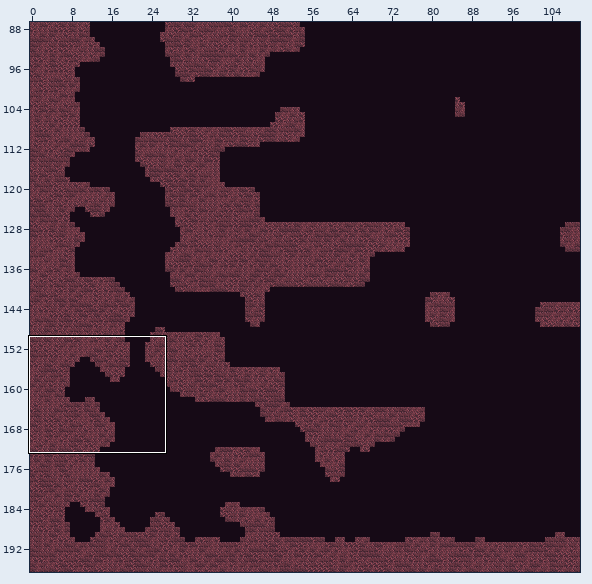
Tiled map -- android/assets/maps/level1.tmx. The picture above shows the old version from afar; the outline marks the close-up.
Close-up. Before the commit:
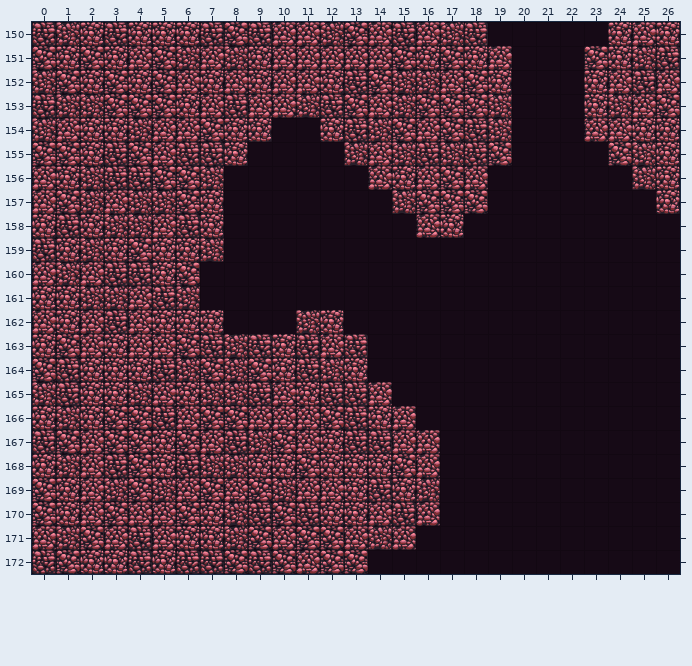
Cells are 64x64 px. Shown: x 0..26, y 150..172. The commit also changed other parts of the map, which this record leaves out.
The result:
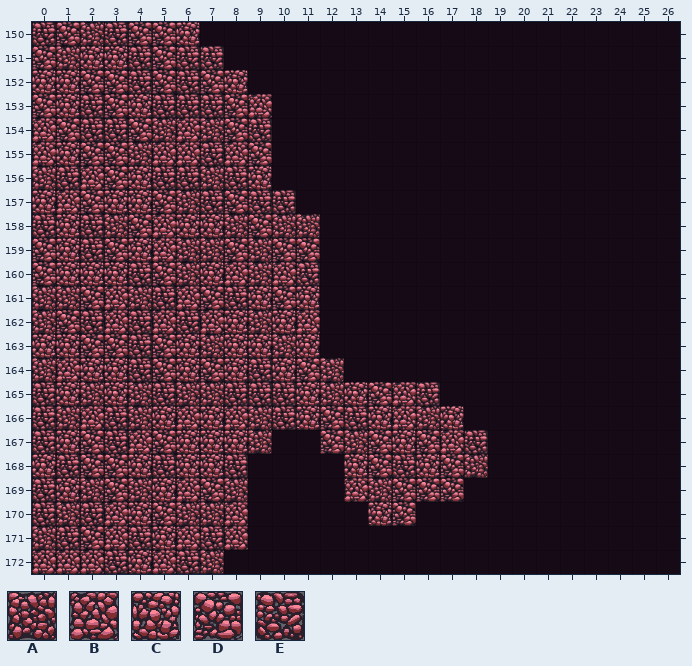
Key: from "tileMapGutter": A 5, B 6, C 7, D 8, E 9.
_ is an empty cell.
Tiles replaced or removed in this view: A, B, C, D, E.
The edit:
Changed rows in their new state; . is an unchanged cell.
Layer "terrain":
first column x 0:
150 .DA.DD.____________.....___
151 .AC.E.EE____________...____
152 CCD.E.EDC___________...____
153 DCE.CEEED.__________...____
154 BDEEDA.ADE..________...____
155 BCDDA.B.BD..._______....___
156 AEBDCEE.EC...._____......__
157 CBDCCDAEDEE....____......._
158 ECE.D.C.ADAA....__.........
159 D.EDCBA.DADD...............
160 DCCC.DACBABE...............
161 AADBA.BDECDC...............
162 ADEBEBEBCACB_..............
163 .CDDEDCACCAC__.............
164 AB..EDC.CE.D._.............
165 ECA..EA.E.E.ACDBE..........
166 E.BEAC.CBAEC....AC.........
167 .CDEBDCCC.__DADCDBE........
168 .EDDCECCE____.DECDA........
169 E.ADAC..A____BADDD.........
170 EAEBCDAAB_____CD_..........
171 AE...CBEB_______...........
172 BBBECB.A______.............
Pixel boxes of the changes (left, top, right, bottom) in both close-ups:
changed: (32, 22, 512, 574)
removed: (584, 22, 680, 214)
